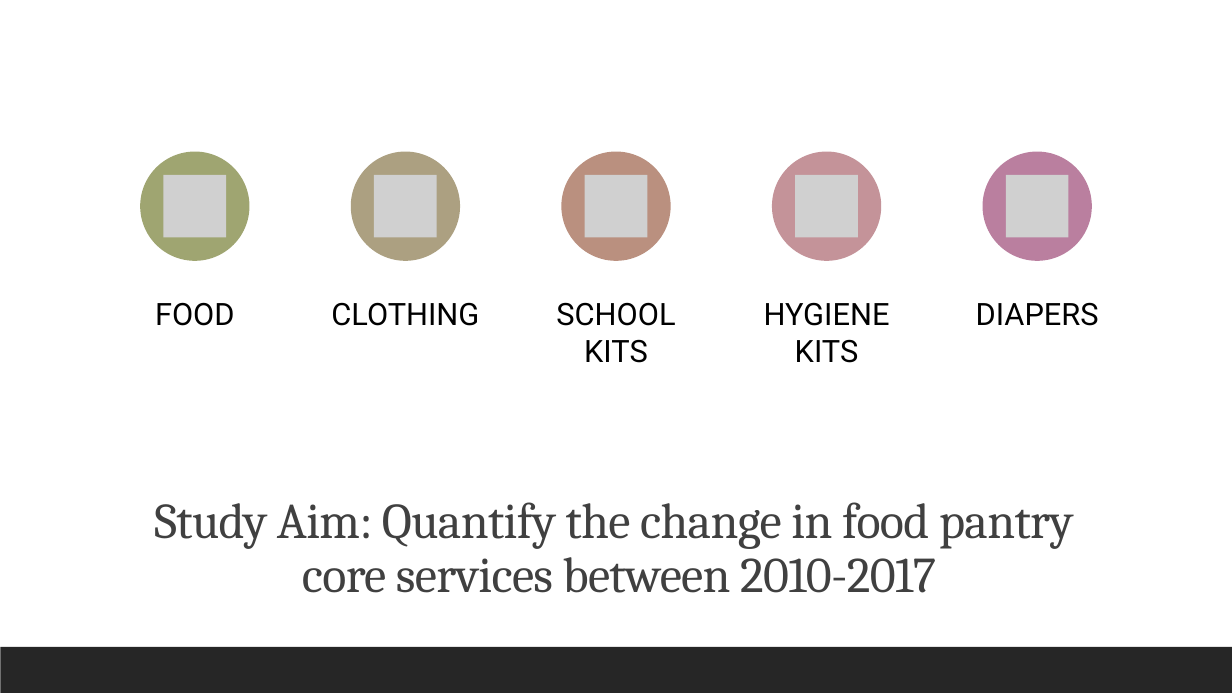
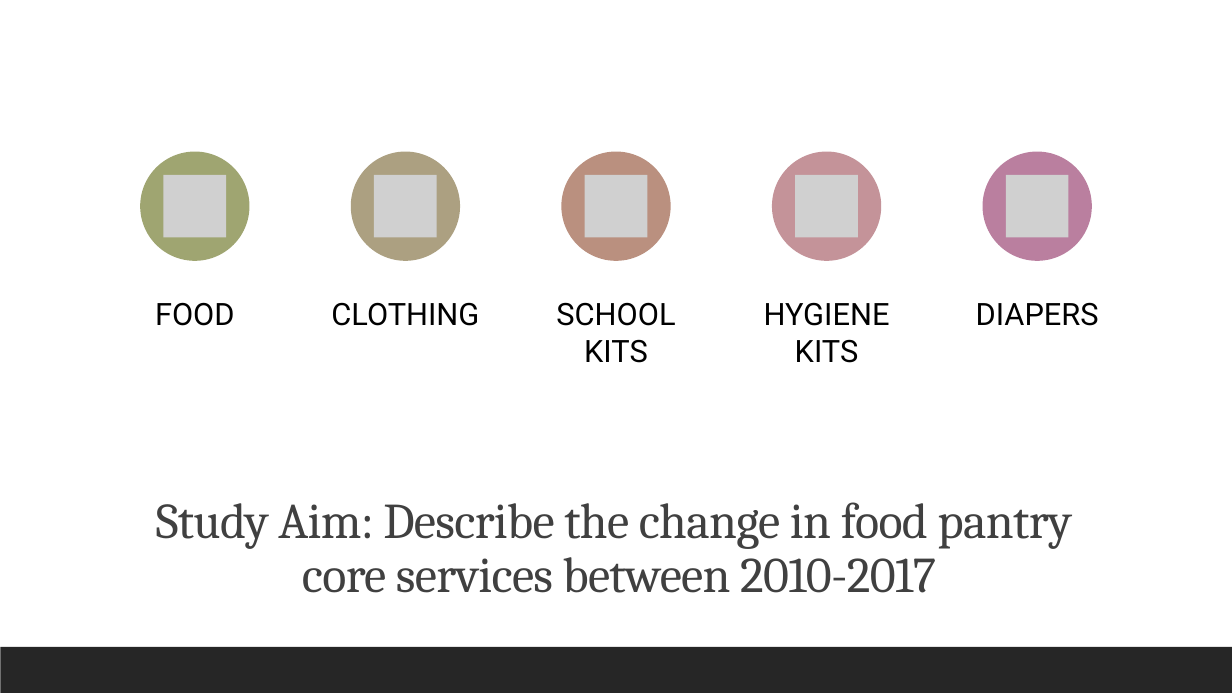
Before and after one commit to datasci611/bios611-projects-fall-2019-alvinthomas, a slide deck: slide 5 of project_1/results/project1_presentation_alvinthomas.pptx. Drawn at 1232x693 pixels with LibreOffice and Linux fonts; fonts in the diff are those of the drawing; grey boxes stand for pictures. Boxes give left, top, right and bottom in pixels: in the first picture for what was removed or moved away, otherwise in the second. Text is boxed around its words. In the diff, an @@ line names an element or a change of style, - is before the commit and + after.

Commit message:
Final presentation

```diff
--- a/project_1/results/project1_presentation_alvinthomas.pptx
+++ b/project_1/results/project1_presentation_alvinthomas.pptx
@@ title at (156, 502, 1072, 593): text changed @@
-Study Aim: Quantify the change in food pantry
-core services between 2010-2017
+Study Aim: Describe the change in food pantry
+core services between 2010-2017
```
Also in this commit, not shown: 4 other slides changed, 2 slides added, 1 slide removed, 1 other file.
